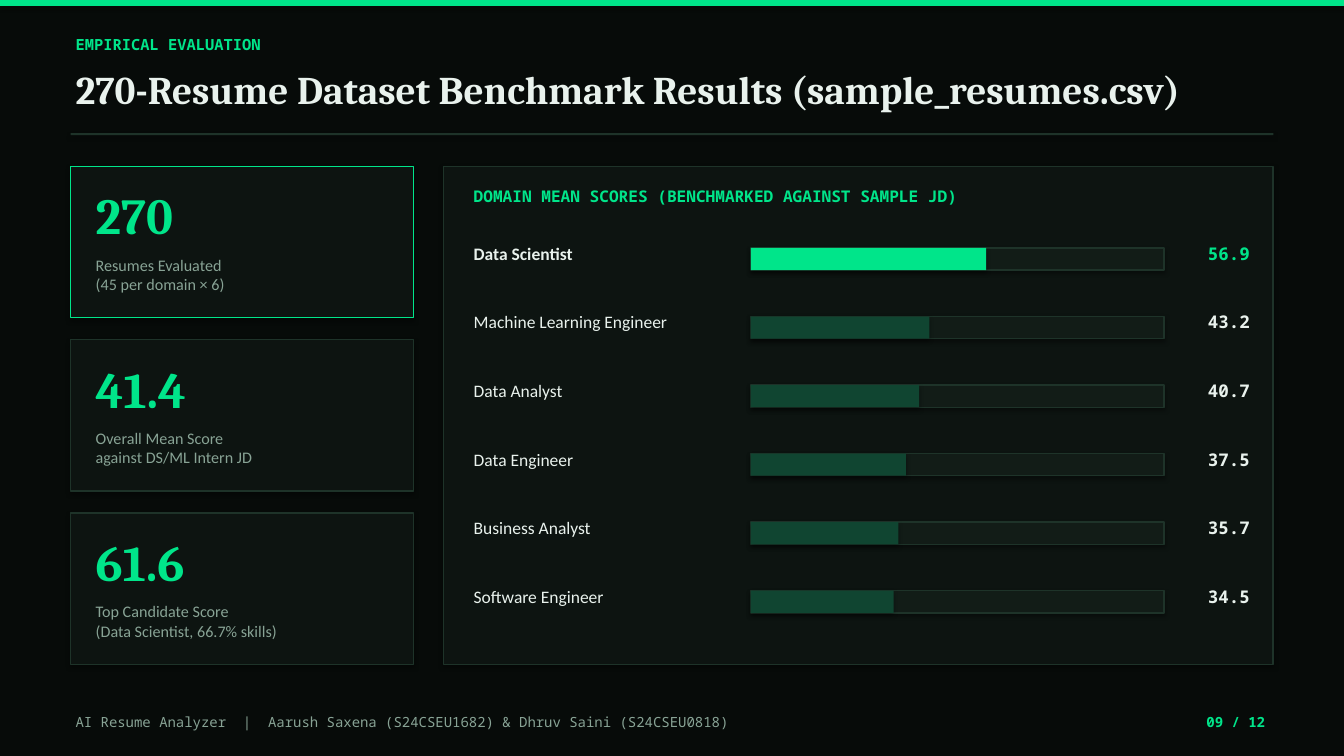
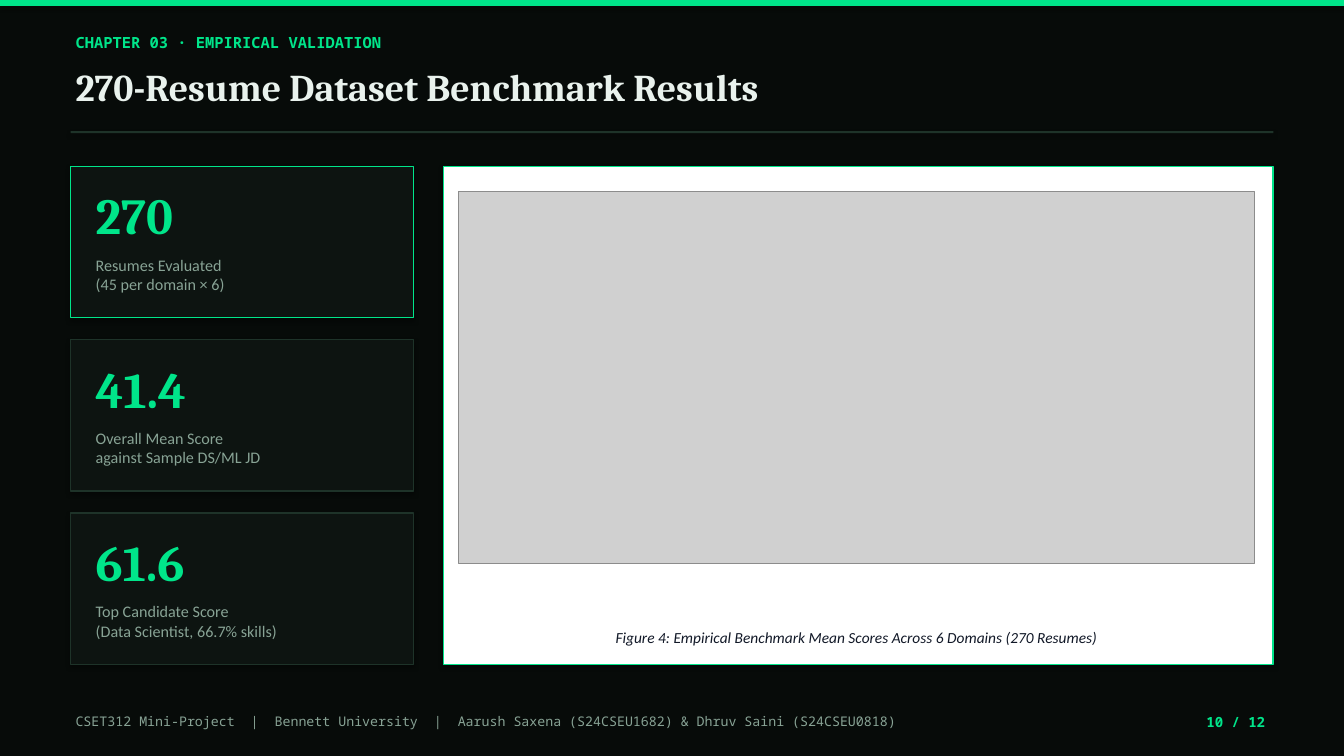
Before and after one commit to dhruvsaini-code/resume_analyzer, a slide deck: slide 10 of AI_Resume_Analyzer_Presentation.pptx (slide 9 before the commit). Drawn at 1344x756 pixels with LibreOffice and Linux fonts; fonts in the diff are those of the drawing; grey boxes stand for pictures. Boxes give left, top, right and bottom in pixels: in the first picture for what was removed or moved away, otherwise in the second. Text is boxed around its words. In the diff, an @@ line names an element or a change of style, - is before the commit and + after.

Commit message:
Update PowerPoint presentation with CSET312 alignment and embedded diagrams

```diff
--- a/AI_Resume_Analyzer_Presentation.pptx
+++ b/AI_Resume_Analyzer_Presentation.pptx
@@ text at [76,37,382,48]: text changed @@
-EMPIRICAL EVALUATION
+CHAPTER 03 · EMPIRICAL VALIDATION
@@ text at [76,74,758,102]: text changed; size 28 to 27 pt @@
-270-Resume Dataset Benchmark Results (sample_resumes.csv)
+270-Resume Dataset Benchmark Results
@@ rectangle at [444,166,1273,664]: fill #0D1411 to #FFFFFF; outline #1E3329 1 pt to #00E58A 1 pt @@
@@ picture added at [459,192,1255,564] @@
@@ text removed at [474,190,957,205] @@
-DOMAIN MEAN SCORES (BENCHMARKED AGAINST SAMPLE JD)
@@ text removed at [474,247,573,260] @@
-Data Scientist
@@ rectangle removed at [751,248,1165,270] @@
@@ rectangle removed at [751,248,986,270] @@
@@ text removed at [1208,247,1250,260] @@
-56.9
@@ text removed at [474,316,667,331] @@
-Machine Learning Engineer
@@ rectangle removed at [751,317,1165,339] @@
@@ rectangle removed at [751,317,930,339] @@
@@ text removed at [1208,315,1250,328] @@
-43.2
@@ text removed at [474,385,563,400] @@
-Data Analyst
@@ rectangle removed at [751,385,1165,407] @@
@@ rectangle removed at [751,385,920,407] @@
@@ text removed at [1208,384,1250,397] @@
-40.7
@@ text at [96,433,260,466]: text changed @@
-Overall Mean Score
-against DS/ML Intern JD
+Overall Mean Score
+against Sample DS/ML JD
@@ text removed at [474,454,574,469] @@
-Data Engineer
@@ rectangle removed at [751,454,1165,476] @@
@@ rectangle removed at [751,454,906,476] @@
@@ text removed at [1208,453,1250,466] @@
-37.5
@@ text removed at [474,522,591,537] @@
-Business Analyst
@@ rectangle removed at [751,522,1165,544] @@
@@ rectangle removed at [751,522,898,544] @@
@@ text removed at [1208,521,1250,534] @@
-35.7
@@ text removed at [474,591,604,606] @@
-Software Engineer
@@ rectangle removed at [751,591,1165,613] @@
@@ rectangle removed at [751,591,893,613] @@
@@ text removed at [1208,590,1250,603] @@
-34.5
@@ text added at [616,632,1097,646], 11 pt, text #111827, italic @@
+Figure 4: Empirical Benchmark Mean Scores Across 6 Domains (270 Resumes)
@@ text at [76,716,896,729]: text changed; size 10 to 9.5 pt @@
-AI Resume Analyzer | Aarush Saxena (S24CSEU1682) & Dhruv Saini (S24CSEU0818)
+CSET312 Mini-Project | Bennett University | Aarush Saxena (S24CSEU1682) & Dhruv Saini (S24CSEU0818)
@@ text at [1206,717,1265,727]: text changed @@
-09 / 12
+10 / 12
```
Also in this commit, not shown: 10 other slides changed, 1 slide added, 1 slide removed.
